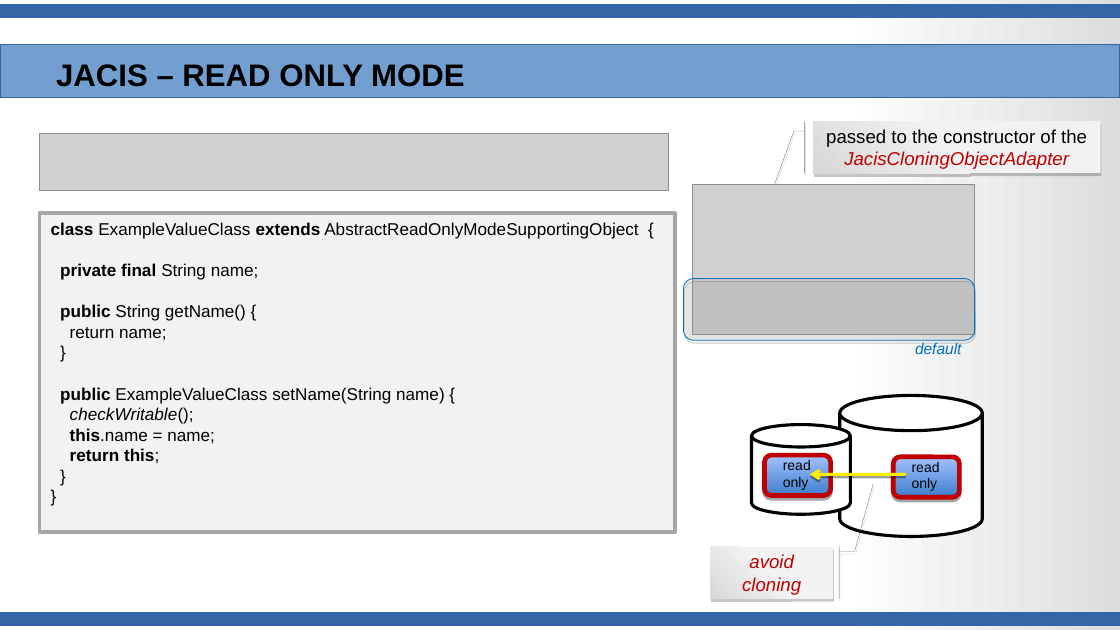
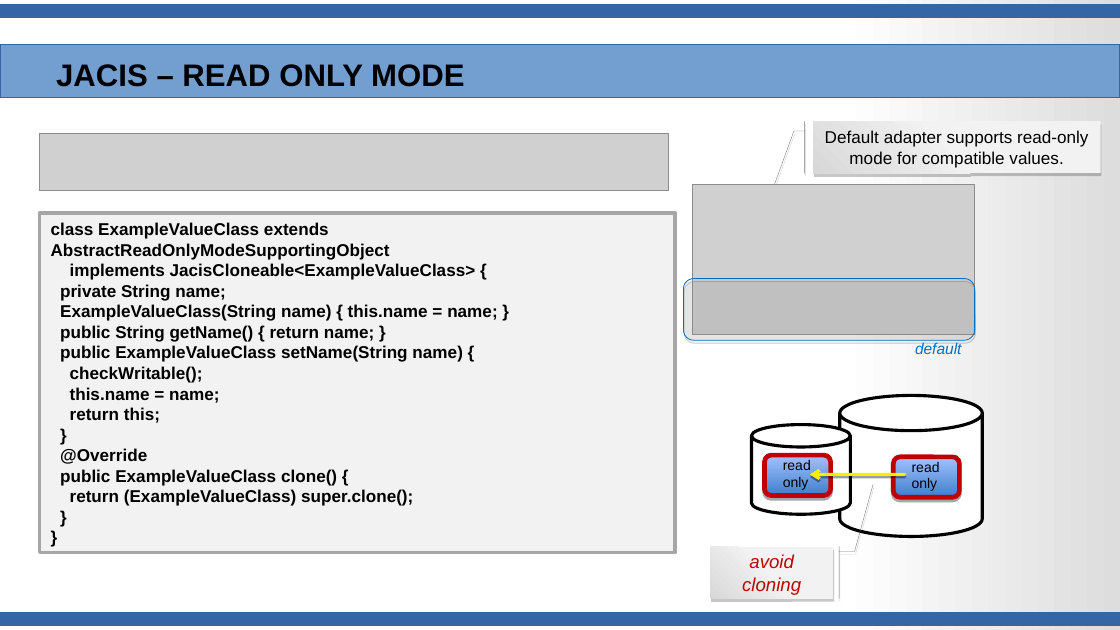
Before and after one commit to JanWiemer/jacis, a slide deck: slide 27 of doc/JACIS-Presentation.odp. Drawn at 1120x630 pixels with LibreOffice and Linux fonts; fonts in the diff are those of the drawing; grey boxes stand for pictures. Boxes give left, top, right and bottom in pixels: in the first picture for what was removed or moved away, otherwise in the second. Text is boxed around its words. In the diff, an @@ line names an element or a change of style, - is before the commit and + after.

```diff
--- a/doc/JACIS-Presentation.odp
+++ b/doc/JACIS-Presentation.odp
@@ text in accent callout at <box>825,130,1088,168</box>: text changed; size 12 to 11 pt @@
-passed to the constructor of the JacisCloningObjectAdapter
+Default adapter supports read-only mode for compatible values.
@@ text in rectangle at <box>39,213,674,552</box>: paragraph added @@
+}
@@ rectangle "class ExampleValueClass extends AbstractReadOnlyModeSupporti ...": place and size @@
-rectangle "class ExampleValueClass extends AbstractReadOnlyModeSupporti ..." at <box>39,213,674,532</box>
+rectangle "class ExampleValueClass extends AbstractReadOnlyModeSupporti ..." at <box>39,213,674,552</box>
@@ text in rectangle at <box>51,222,497,342</box>: text changed; bold on @@
-class ExampleValueClass extends AbstractReadOnlyModeSupportingObject {
-private final String name;
-public String getName() {
-return name;
-}
+class ExampleValueClass extends AbstractReadOnlyModeSupportingObject
+implements JacisCloneable<ExampleValueClass> {
+private String name;
+ExampleValueClass(String name) { this.name = name; }
+public String getName() { return name; }
@@ text in rectangle at <box>60,345,462,423</box>: bold on in "ExampleValueClass setName(String name) {", "checkWritable();", "this.name = name;", "this;" and 2 more places; italic off in "checkWritable();" @@
@@ text in rectangle at <box>60,448,413,506</box>: paragraphs added @@
+@Override
+public ExampleValueClass clone() {
+return (ExampleValueClass) super.clone();
```
Also in this commit, not shown: 20 other slides changed, 1 other file.
